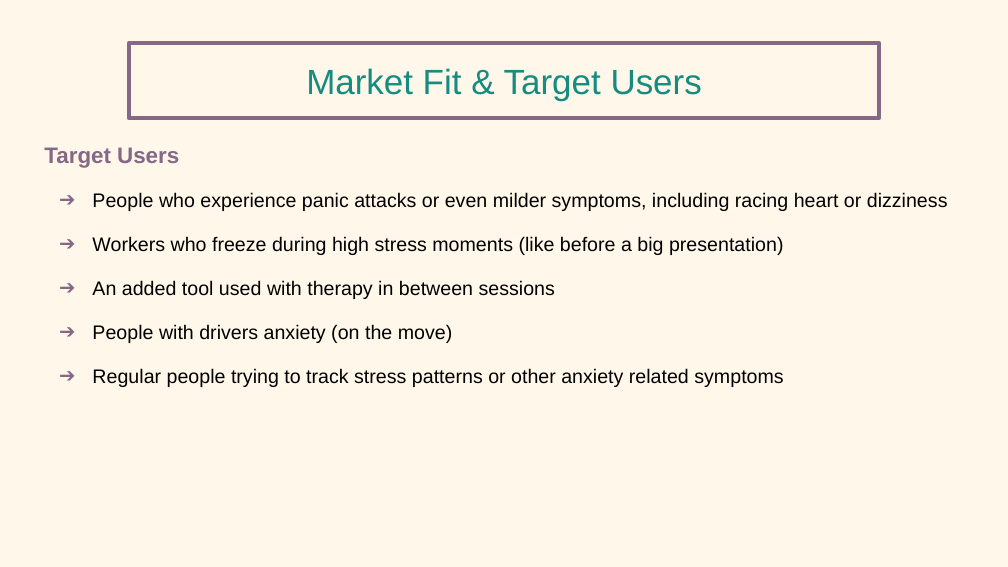
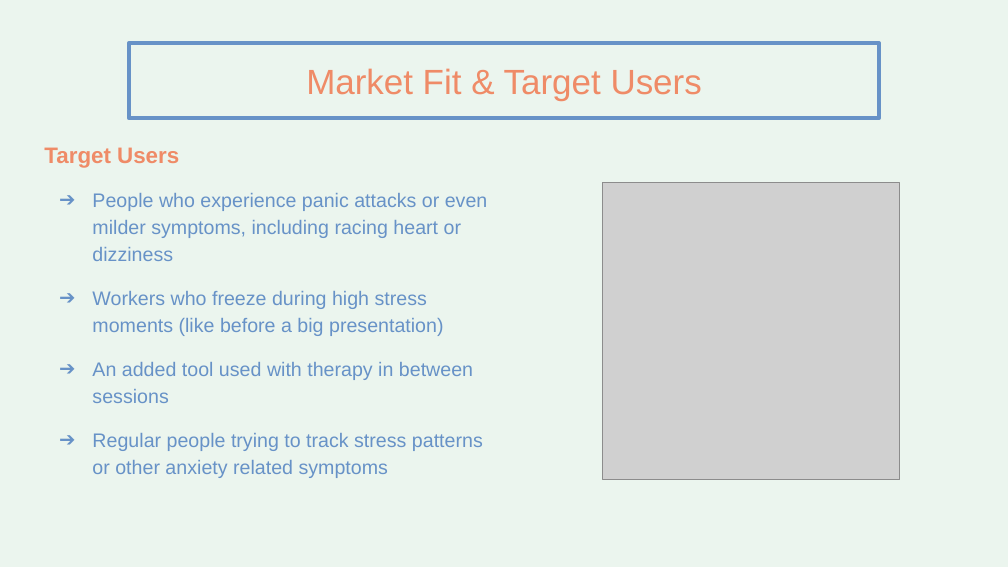
Before and after one commit to pedemaris/ai-innovators-mental-health-support, a slide deck: slide 9 of PP_CalmStep_Capstone_AAI101 2.pptx (slide 10 before the commit). Drawn at 1008x567 pixels with LibreOffice and Linux fonts; fonts in the diff are those of the drawing; grey boxes stand for pictures. Boxes give left, top, right and bottom in pixels: in the first picture for what was removed or moved away, otherwise in the second. Text is boxed around its words. In the diff, an @@ line names an element or a change of style, - is before the commit and + after.

```diff
--- a/PP_CalmStep_Capstone_AAI101 2.pptx
+++ b/PP_CalmStep_Capstone_AAI101 2.pptx
@@ background #FFF8EA to #EBF5EE @@
@@ title "Market Fit & Target Users" at [306, 68, 702, 100]: text colour #168C80 to #EF8B67 @@
@@ rectangle at [129, 43, 879, 119]: outline #856886 3 pt to #6792C7 3 pt @@
@@ text "Target Users" at [44, 147, 488, 478]: text colour #856886 to #EF8B67 in "Target Users"; text colour #000000 to #6792C7; bullet colour #856886 to #6792C7 @@
@@ picture added at [603, 183, 899, 480] @@
@@ text at [92, 324, 453, 343]: paragraph removed @@
-➔ People with drivers anxiety (on the move)
```
Also in this commit, not shown: 10 other slides changed, 1 slide removed.
